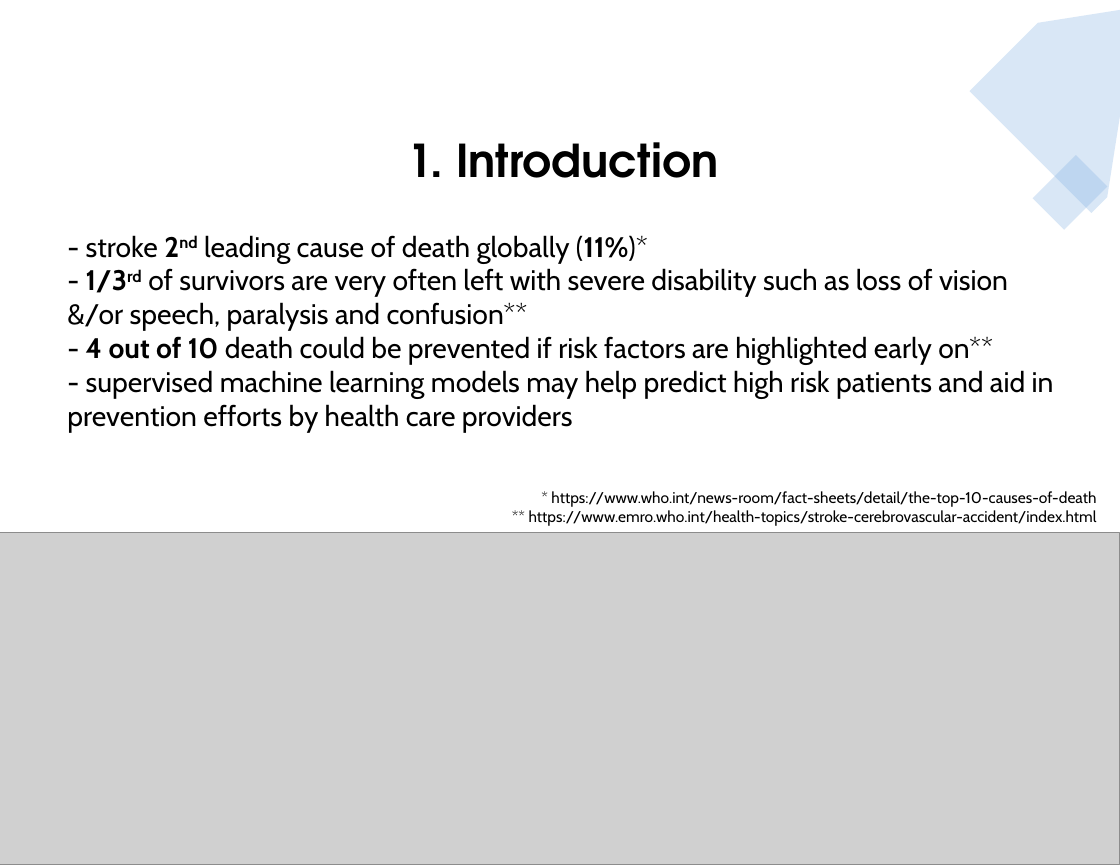
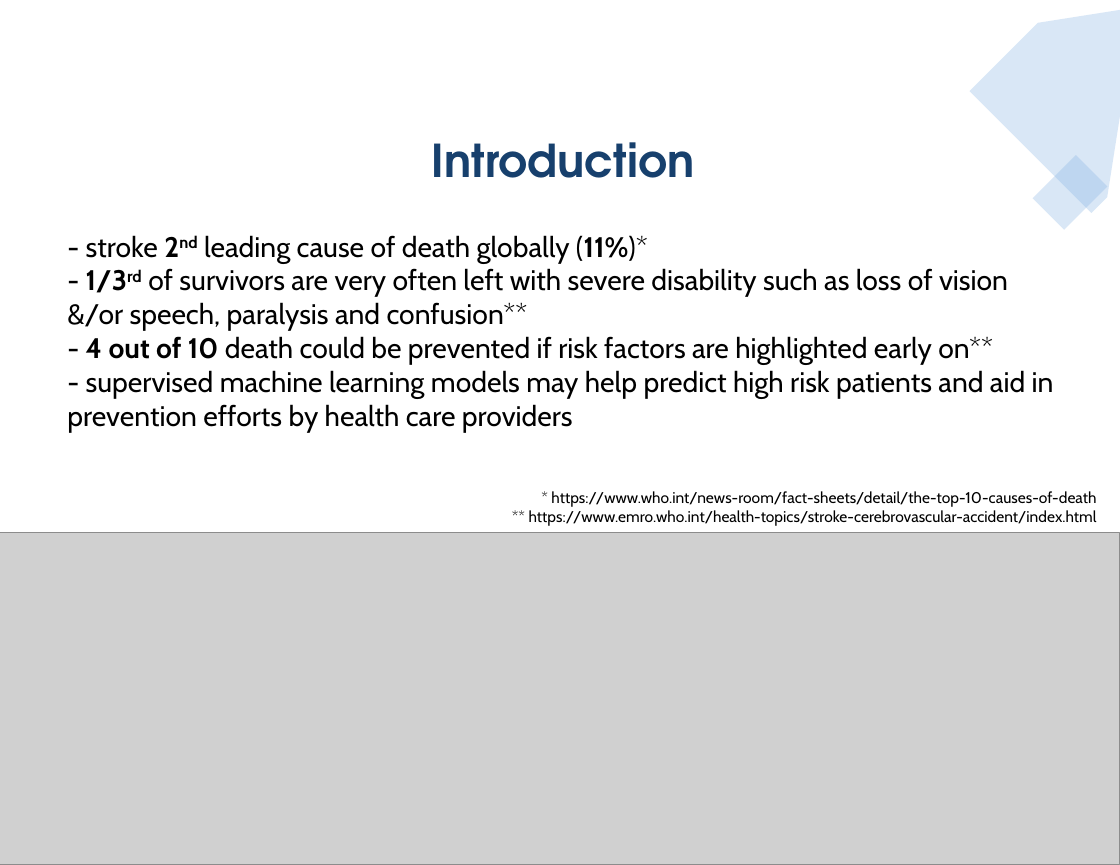
Before and after one commit to jojoalva/Stroke-Project-4, a slide deck: slide 3 of Presentation/Project4_presentation_draft.pptx. Drawn at 1120x865 pixels with LibreOffice and Linux fonts; fonts in the diff are those of the drawing; grey boxes stand for pictures. Boxes give left, top, right and bottom in pixels: in the first picture for what was removed or moved away, otherwise in the second. Text is boxed around its words. In the diff, an @@ line names an element or a change of style, - is before the commit and + after.

```diff
--- a/Presentation/Project4_presentation_draft.pptx
+++ b/Presentation/Project4_presentation_draft.pptx
@@ text at [432, 142, 694, 178]: text changed; text colour #000000 to #17406D @@
-1. Introduction
+Introduction
```
Also in this commit, not shown: 2 other slides changed, 5 slides added, 19 slides removed, 8 other files.
